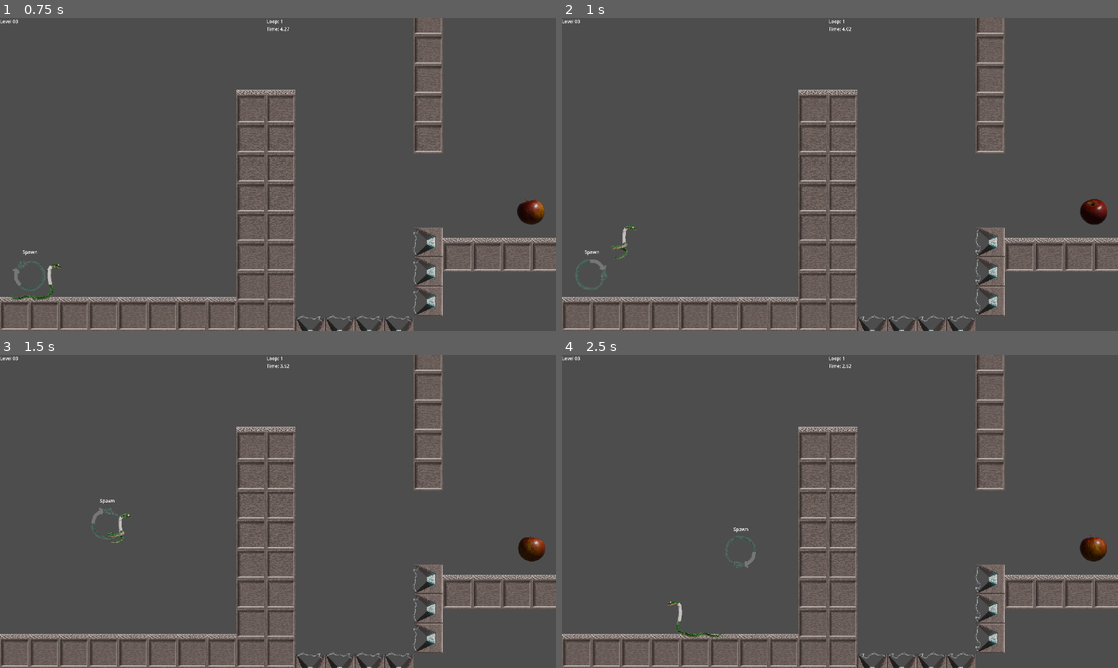
Above: before the commit, frames 1-4 (two rows, left to right).
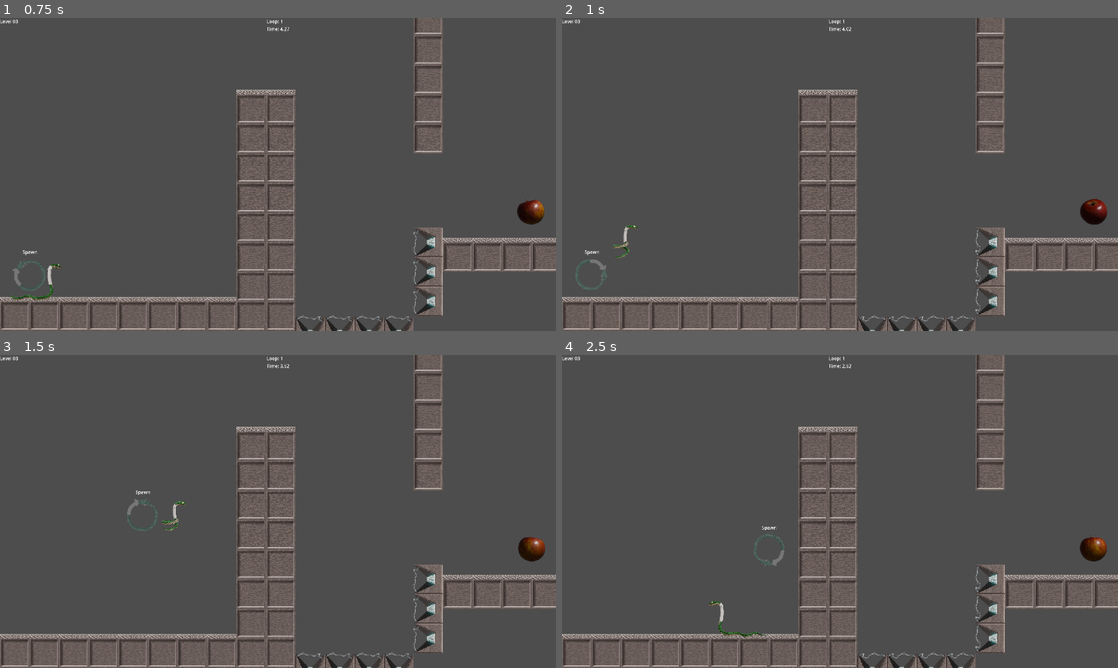
Above: after the commit, the same moments.

Repository: MrDreamhost/gmtk-jam-2025
Game: Godot game, scene res://game/main.tscn
Same seed, same stepped clock (60 frames per second), same inputs: the game is played once before the commit and once after it.
Inputs:
- Up to frame 1 (0.75 s): hold D (player_right) from 0.53 s (still down); tap Shift (set_spawn_point) at 0.6 s
- Up to frame 2 (1 s): keep holding D (player_right); tap Space (player_jump) at 0.77 s
- Up to frame 3 (1.5 s): keep holding D (player_right); tap Shift (set_spawn_point) at 1.35 s
- Up to frame 4 (2.5 s): tap Space (player_jump) at 1.52 s; release D (player_right) at 2.03 s; hold A (player_left) from 2.03 s (still down); tap Shift (set_spawn_point) at 2.1 s

Frame 1 is identical in both runs. In frame 2, 0.1% of the frame differs, in the area x 8-14%, y 66-77%; in frame 3, 0.4%; in frame 4, 0.5%, in the area x 19-40%, y 54-91%.

Commit message:
Added options to edit player jump behaviour - Jump max height - Jump duration - Fall Gravity Multiplier - Air Acceleration

Diff:
--- a/player/player.gd
+++ b/player/player.gd
@@ -16,8 +16,8 @@
 
 func _physics_process(delta: float) -> void:
 	# Add the gravity.
-	if not is_on_floor():
-		velocity += get_gravity() * delta
+	if not is_on_floor() and %PlayerStateMachine.current_state != %PlayerStateMachine.states[%PlayerStateMachine.JUMP]:
+		velocity += Vector2.DOWN * %PlayerStateMachine/Jump.gravity_down * delta
 
 	move_and_slide()
 
--- a/player/player_config/player_config.gd
+++ b/player/player_config/player_config.gd
@@ -5,3 +5,9 @@
 @export var run_acceleration: float
 @export var run_deceleration: float
 @export var run_max_speed: float
+
+# Jump
+@export var jump_max_height: float
+@export var jump_duration: float
+@export var fall_gravity_multiplier: float
+@export var air_acceleration: float
--- a/player/player_config/player_config.tres
+++ b/player/player_config/player_config.tres
@@ -7,7 +7,8 @@
 run_acceleration = 1500.0
 run_deceleration = 1500.0
 run_max_speed = 1000.0
-jump_max_height = 0.0
-jump_duration = 0.0
-air_acceleration = 0.0
+jump_max_height = 400.0
+jump_duration = 2.0
+fall_gravity_multiplier = 5.0
+air_acceleration = 1000.0
 metadata/_custom_type_script = "uid://brqw4to14t0pt"
--- a/player/player_state_machine/states/jump.gd
+++ b/player/player_state_machine/states/jump.gd
@@ -2,13 +2,25 @@
 
 
 var player: Player
+var jump_velocity: float
+var time_to_apex: float
+var gravity_up: float
+var gravity_down: float
 
 
 func _ready() -> void:
 	self.player = self.owner
+	# Calculate jump base equation: h = (1/2) * g * (t/2)^2
+	self.calculate_jump()
 
 
 func update_physics_process(delta: float) -> void:
+	if self.player.velocity.y < 0:
+		self.player.velocity.y += self.gravity_up * delta
+		print(self.player.global_position.y)
+	else:
+		self.player.velocity.y += self.gravity_down * delta
+
 	if self.player.is_on_floor():
 		if not self.is_horizontal_input_pressed():
 			self.player.velocity.x = 0
@@ -17,23 +29,28 @@
 			self.finished.emit(%PlayerStateMachine.states[PlayerStateMachine.RUN])
 		return
 
-	if not self.is_horizontal_input_pressed():
-		self.player.velocity.x = 0
-		return
-
 	var direction := Input.get_axis("player_left", "player_right")
 	if direction:
-		self.player.velocity.x = direction * Player.SPEED
+		self.player.velocity.x = move_toward(
+			self.player.velocity.x,
+			direction * self.player.player_config.run_max_speed,
+			self.player.player_config.air_acceleration * delta
+		)
+		self.player.animated_sprite_2d.flip_h = true if direction < 0 else false
 	else:
-		self.player.velocity.x = move_toward(self.player.velocity.x, 0, Player.SPEED)
-
-	self.player.animated_sprite_2d.flip_h = true if direction < 0 else false
+		self.player.velocity.x = move_toward(
+			self.player.velocity.x,
+			0,
+			self.player.player_config.air_acceleration * delta
+		)
 
 
 func enter(data := {}) -> void:
 	super()
+	self.calculate_jump()
 	self.player.animated_sprite_2d.play("jump")
-	self.player.velocity.y += Player.JUMP_VELOCITY
+	print(self.player.global_position.y)
+	self.player.velocity.y = -self.jump_velocity
 
 
 func exit() -> void:
@@ -46,3 +63,12 @@
 		Input.is_action_pressed("player_left")
 		or Input.is_action_pressed("player_right")
 	)
+
+
+func calculate_jump() -> void:
+	self.time_to_apex = self.player.player_config.jump_duration / 2
+	self.gravity_up = (
+		(2 * self.player.player_config.jump_max_height) / (pow(time_to_apex, 2))
+	)
+	self.gravity_down = self.gravity_up * self.player.player_config.fall_gravity_multiplier
+	self.jump_velocity = self.gravity_up * time_to_apex
